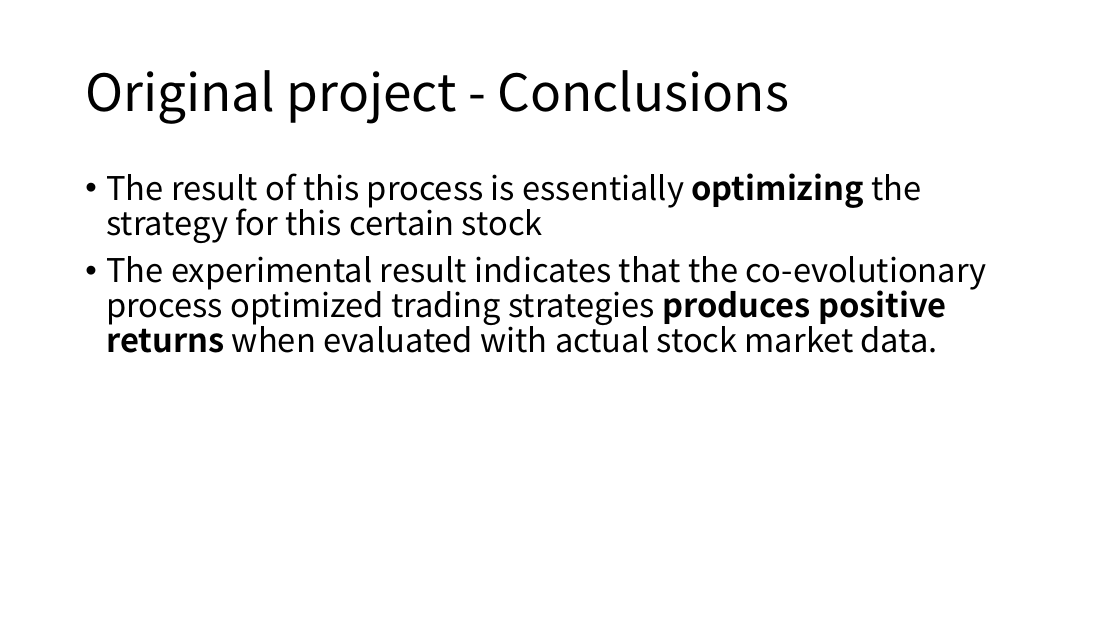
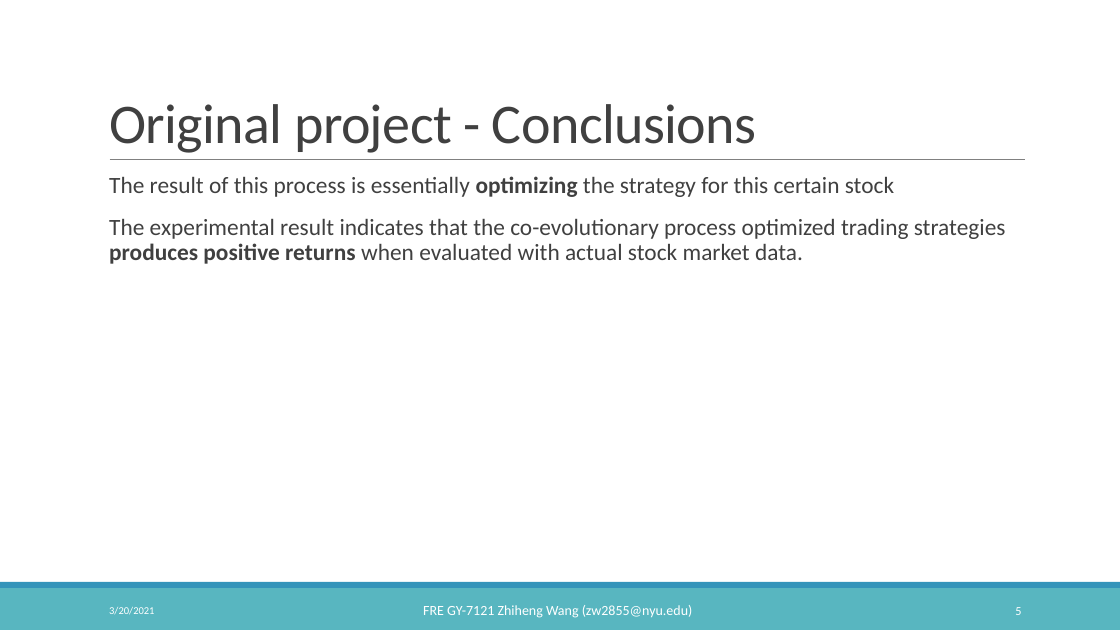
Before and after one commit to Emma3434/FRE-7121-Final-Project, a slide deck: slide 5 of 7121 Statistical Arbitrage Final Project.pptx. Drawn at 1120x630 pixels with LibreOffice and Linux fonts; fonts in the diff are those of the drawing. Boxes give left, top, right and bottom in pixels: in the first picture for what was removed or moved away, otherwise in the second. Text is boxed around its words. In the diff, an @@ line names an element or a change of style, - is before the commit and + after.

```diff
--- a/7121 Statistical Arbitrage Final Project.pptx
+++ b/7121 Statistical Arbitrage Final Project.pptx
@@ title "Original project - Conclusions": place and size @@
-title "Original project - Conclusions" at (85,70,789,124)
+title "Original project - Conclusions" at (109,104,756,153)
@@ title "Original project - Conclusions" at (109,104,756,153): size 44 to 48 pt, font Noto Sans CJK SC to Calibri, text colour #000000 to #404040, letter spacing 0 to -0.5 pt; line spacing 0.9 to 0.85; vertical alignment middle to bottom @@
@@ text "The result of this process ..." at (109,176,1006,264): size 28 to 20 pt, font Noto Sans CJK SC to Calibri, text colour #000000 to #404040; bullet • to  ; more space between paragraphs @@
@@ line added from (110, 160) to (1026, 160), #808080 0.5 pt @@
@@ rectangle added at (0,588,1120,630), fill #58B6C0 @@
@@ rectangle added at (0,582,1120,588), fill #3494BA @@
@@ text added at (109,607,154,615), 9 pt, text #FFFFFF @@
+3/20/2021
@@ text added at (423,605,693,618), 12 pt, text #FFFFFF @@
+FRE GY-7121 Zhiheng Wang (zw2855@nyu.edu)
@@ page number added at (1015,607,1021,615), 10.5 pt, text #FFFFFF @@
+5
```
Also in this commit, not shown: 6 other slides changed, 6 slides added, 2 slides removed, 2 other files.
